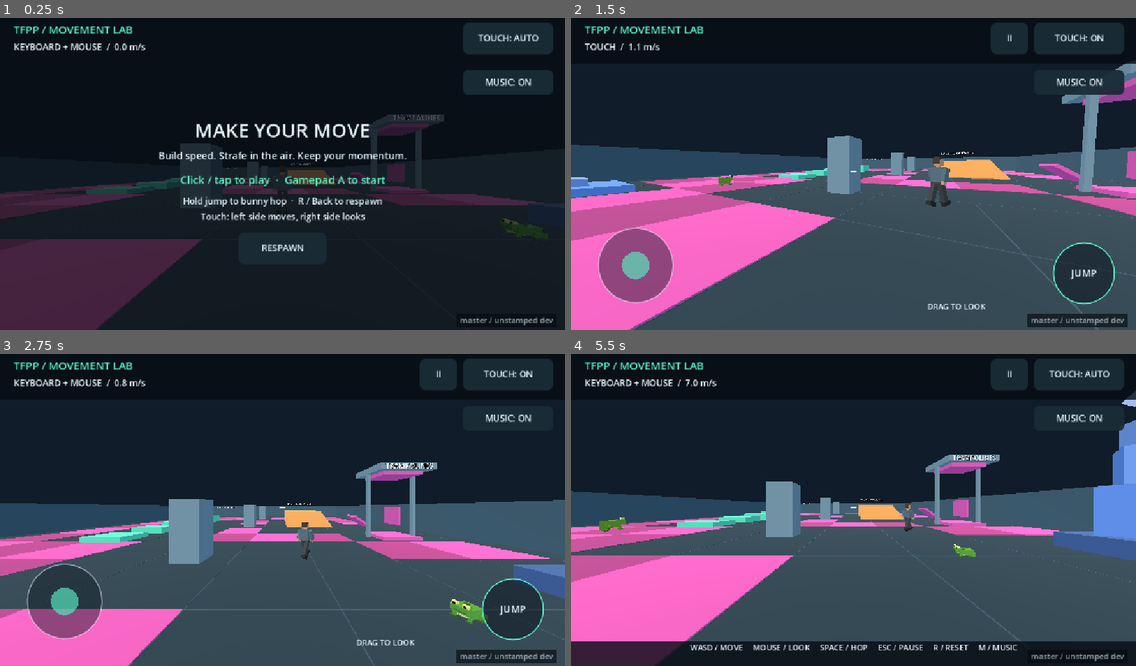
Above: before the commit, frames 1-4 (two rows, left to right).
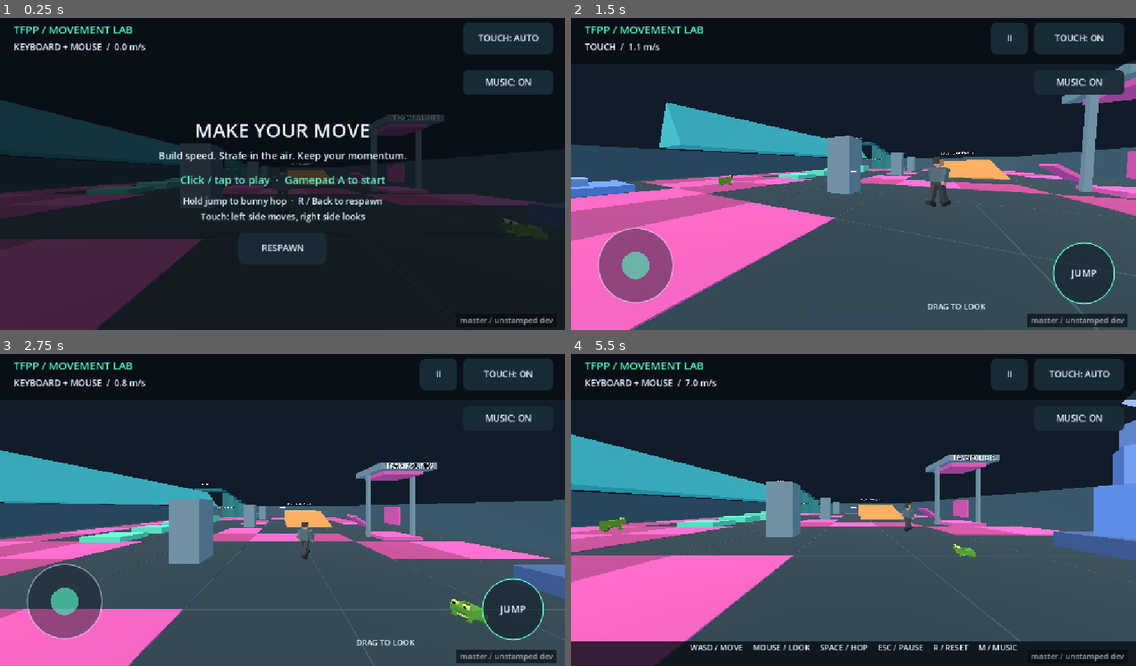
Above: after the commit, the same moments.

Repository: jefuhr/game
Game: Godot game, scene res://scenes/main.tscn
Two runs of this game, one before a commit and one after it. Both use one fixed random seed, a clock stepped at 60 frames per second and the inputs below.
Inputs (mouse positions are in pixels of both pictures, inside the frame that each line leads up to):
- Up to frame 1 (0.25 s): no input
- Up to frame 2 (1.5 s): tap Enter at 0.5 s; move the mouse to (977, 155) at 0.52 s; hold D (move_right) 0.53-1.28 s; hold Space (jump) 0.53-1.28 s; click (977, 155) at 0.67 s; move the mouse to (825, 174) at 1.27 s; hold W (move_forward) from 1.28 s (still down); tap T at 1.35 s
- Up to frame 3 (2.75 s): tap Space (jump) at 1.52, 1.55, 1.82 s; move the mouse to (339, 438) at 2.02 s; release W (move_forward) at 2.03 s; hold D (move_right) from 2.03 s (still down); hold Space (jump) from 2.03 s (still down); tap R at 2.1 s
- Up to frame 4 (5.5 s): release D (move_right) at 2.75 s; release Space (jump) at 2.75 s; drag from (825, 572) to (684, 460) at 2.77 s; move the mouse to (893, 510) at 3.52 s; hold Space (jump) 3.53-4.28 s; hold W (move_forward) 3.53-5.03 s; move the mouse to (808, 503) at 4.27 s; tap T at 4.35 s; tap Space (jump) at 4.52, 4.55, 4.82, 5 s; move the mouse to (881, 506) at 5.02 s; hold S (move_back) from 5.03 s (still down); hold Space (jump) from 5.03 s (still down); tap R at 5.1 s; click (881, 506) at 5.17 s

The runs differ from the first frame. In frame 1, 3.9% of the frame differs, in the area x 0-44%, y 26-48%; in frame 2, 3.3%; in frame 3, 4.1%; in frame 4, 4.2%, in the area x 0-47%, y 25-52%.

Commit message:
Added a CS-style surf ramp to the arena, plus a small player physics change so surfing works.
Map (scripts/arena.gd):
- New "SurfRamp": a floating wedge 36.5 m long, with 55° faces on both sides (ste

Diff:
--- a/scripts/arena.gd
+++ b/scripts/arena.gd
@@ -30,6 +30,23 @@
 const BOUNCE_TILE_TOP := 0.03
 const BOUNCE_TILE_THICKNESS := 0.1
 
+## Counter-Strike style surf ramp: a floating wedge whose faces are steeper than
+## the player's floor angle (45 deg), so they are surfed rather than walked.
+## Group read by the player for Source-style velocity clipping.
+const SURF_GROUP := &"surf"
+const SURF_COLOR := Color("3fc1c9")
+const SURF_ANGLE_DEG := 55.0
+const SURF_HALF_WIDTH := 2.5
+## Height of the wedge's lower edges; players can walk underneath.
+const SURF_BOTTOM := 3.0
+const SURF_LENGTH := 36.5
+## Wedge center on the floor plane (x, z). Runs from z = -23.5 to z = 13.
+const SURF_CENTER := Vector2(-15.0, -5.25)
+## Start deck at the back-left corner, reached by stairs along the back wall.
+const SURF_DECK_TOP := 7.5
+const SURF_STEP_COUNT := 7
+const SURF_STEP_WIDTH := 1.4
+
 var _sculpture_gem: Node3D
 
 
@@ -57,6 +74,7 @@
 	_box("CornflowerStepHigh", Vector3(-13, 0.4, 18), Vector3(2.5, 0.8, 2.5), CORNFLOWER_BLUE.lightened(0.15))
 	_build_cornflower_sculpture(Vector3(14, 0, 14))
 	_build_trampoline_court()
+	_build_surf_ramp()
 	_sign("AIR STRAFE / HOP", Vector3(-9, 2.6, -20))
 	_sign("RAMP / MOMENTUM", Vector3(8, 3.4, -16))
 	_sign("CORNFLOWER STEPS", Vector3(-13, 2.6, 18))
@@ -159,6 +177,56 @@
 	return pad
 
 
+## Surf line along the left side: stairs on the back wall climb to a start deck,
+## from which players drop onto a floating two-sided wedge. Its 55 deg faces are
+## too steep to stand on; hold strafe toward the face to ride it. One prism mesh
+## and one convex collider keep it cheap on mobile.
+func _build_surf_ramp() -> void:
+	var height := SURF_HALF_WIDTH * tan(deg_to_rad(SURF_ANGLE_DEG))
+	var half_h := height * 0.5
+	var half_l := SURF_LENGTH * 0.5
+	var body := StaticBody3D.new()
+	body.name = "SurfRamp"
+	body.position = Vector3(SURF_CENTER.x, SURF_BOTTOM + half_h, SURF_CENTER.y)
+	body.add_to_group(SURF_GROUP)
+	var prism := PrismMesh.new()
+	prism.size = Vector3(SURF_HALF_WIDTH * 2.0, height, SURF_LENGTH)
+	var material := StandardMaterial3D.new()
+	material.albedo_color = SURF_COLOR
+	material.roughness = 1.0
+	prism.material = material
+	var visual := MeshInstance3D.new()
+	visual.mesh = prism
+	body.add_child(visual)
+	var shape := ConvexPolygonShape3D.new()
+	shape.points = PackedVector3Array([
+		Vector3(-SURF_HALF_WIDTH, -half_h, -half_l),
+		Vector3(SURF_HALF_WIDTH, -half_h, -half_l),
+		Vector3(0, half_h, -half_l),
+		Vector3(-SURF_HALF_WIDTH, -half_h, half_l),
+		Vector3(SURF_HALF_WIDTH, -half_h, half_l),
+		Vector3(0, half_h, half_l),
+	])
+	var collider := CollisionShape3D.new()
+	collider.shape = shape
+	body.add_child(collider)
+	add_child(body)
+	# Start deck in the back-left corner, a short drop above the wedge's ridge.
+	var deck_back := -27.75
+	var deck_front := SURF_CENTER.y - half_l
+	var deck_color := SURF_COLOR.darkened(0.35)
+	_box("SurfDeck", Vector3(SURF_CENTER.x, SURF_DECK_TOP - 0.25, (deck_back + deck_front) * 0.5), Vector3(7, 0.5, deck_front - deck_back), deck_color)
+	# Stairs along the back wall, each rise well within a single jump.
+	var deck_edge_x := SURF_CENTER.x + 3.5
+	for i in SURF_STEP_COUNT:
+		var top := SURF_DECK_TOP * float(i + 1) / float(SURF_STEP_COUNT + 1)
+		var x := deck_edge_x + SURF_STEP_WIDTH * (SURF_STEP_COUNT - i - 0.5)
+		var shade := deck_color.lightened(0.05 * float(i % 2))
+		_box("SurfStep", Vector3(x, top * 0.5, -26.25), Vector3(SURF_STEP_WIDTH, top, 3.0), shade)
+	_sign("SURF RAMP", Vector3(SURF_CENTER.x, SURF_DECK_TOP + 1.2, deck_front + 0.1))
+	_sign("SURF STAIRS", Vector3(-4.5, 2.6, -24.5), 48)
+
+
 ## "Cornflower Twist": a twisting stack of cubes crowned by a spinning,
 ## corner-balanced gem. Five boxes total to stay cheap on mobile.
 func _build_cornflower_sculpture(base: Vector3) -> void:
--- a/scripts/player.gd
+++ b/scripts/player.gd
@@ -1,5 +1,8 @@
 extends CharacterBody3D
 ## Source-inspired movement in meters/second; intentionally not an exact Source port.
+
+## Bodies in this group are surf ramps: steep faces clip velocity Source-style.
+const SURF_GROUP := &"surf"
 
 @export var max_speed := 7.0
 @export var ground_acceleration := 10.0
@@ -56,6 +59,8 @@
 	var incoming := velocity
 	move_and_slide()
 	_bounced = _apply_trampolines(incoming)
+	if not _bounced:
+		_apply_surf(incoming)
 	if position.y < -15.0:
 		respawn()
 
@@ -76,6 +81,29 @@
 			continue
 		var launch := minf(trampoline_min_launch + impact * trampoline_restitution, trampoline_max_launch)
 		velocity = incoming + face * (impact + launch)
+		return true
+	return false
+
+
+## Source-style surf: on a too-steep-to-stand, upward-facing surf face, only the
+## velocity into the face is removed, so all speed along the ramp is kept.
+## Holding strafe toward the face converts air acceleration into lift along it.
+func _apply_surf(incoming: Vector3) -> bool:
+	if is_on_floor():
+		return false
+	var steepest_floor_y := cos(floor_max_angle)
+	for i in get_slide_collision_count():
+		var collision := get_slide_collision(i)
+		var ramp := collision.get_collider() as Node
+		if ramp == null or not ramp.is_in_group(SURF_GROUP):
+			continue
+		var normal := collision.get_normal()
+		# Ignore vertical end caps, undersides, and walkable tops.
+		if normal.y <= 0.05 or normal.y >= steepest_floor_y:
+			continue
+		var into := incoming.dot(normal)
+		if into < 0.0:
+			velocity = incoming - normal * into
 		return true
 	return false
 
Not shown, changed: docs/controls.md
